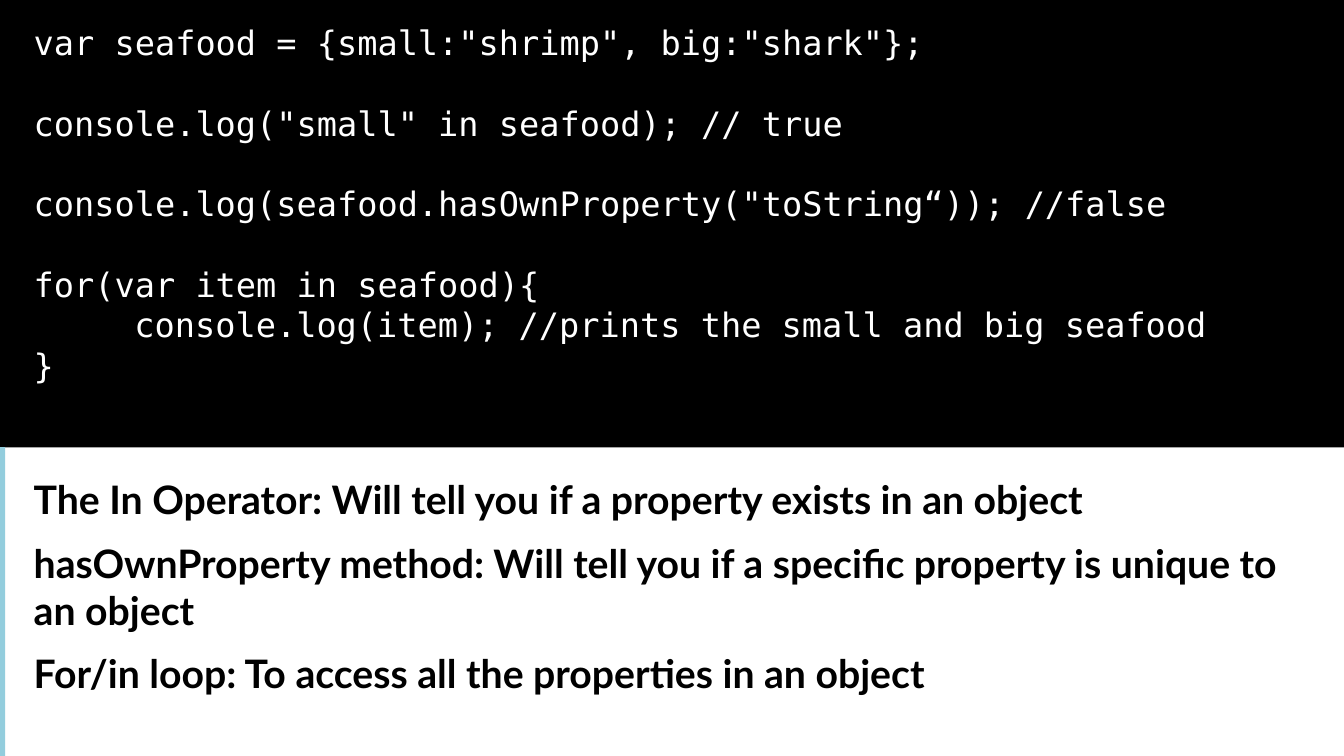
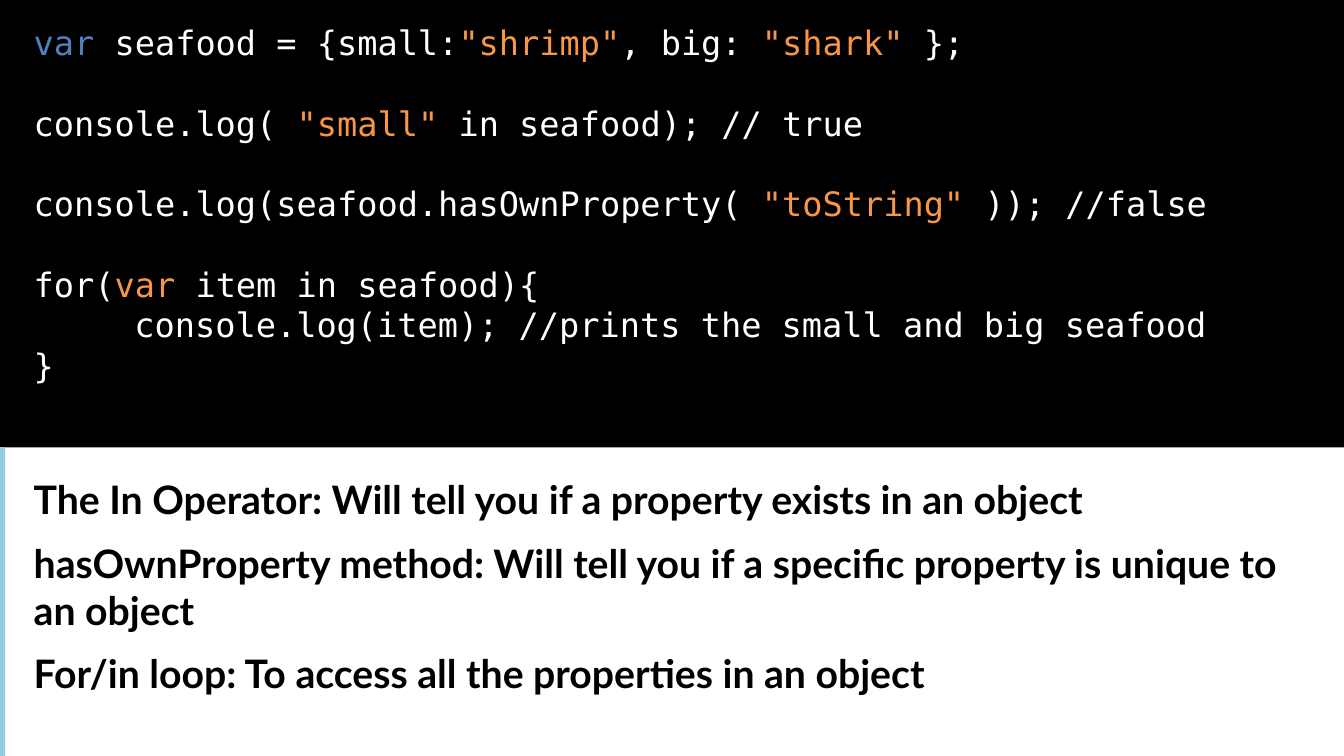
Before and after one commit to Amart85/JavaScript-Experienced-Developers, a slide deck: slide 20 of Slides/Module 2 -Object Oriented Programming in J.pptx. Drawn at 1344x756 pixels with LibreOffice and Linux fonts; fonts in the diff are those of the drawing. Boxes give left, top, right and bottom in pixels: in the first picture for what was removed or moved away, otherwise in the second. Text is boxed around its words. In the diff, an @@ line names an element or a change of style, - is before the commit and + after.

```diff
--- a/Slides/Module 2 -Object Oriented Programming in J.pptx
+++ b/Slides/Module 2 -Object Oriented Programming in J.pptx
@@ text at (x1=34, y1=29, x2=1207, y2=224): text changed @@
-var seafood = {small:"shrimp", big:"shark"};
-console.log("small" in seafood); // true
-console.log(seafood.hasOwnProperty("toString“)); //false
+var seafood = {small:"shrimp", big: "shark" };
+console.log( "small" in seafood); // true
+console.log(seafood.hasOwnProperty( "toString" )); //false
@@ text at (x1=34, y1=271, x2=539, y2=303): text colour #FFFFFF to #F79646 in "for(var" @@
```
Also in this commit, not shown: 1 other slide changed, 3 other files.
